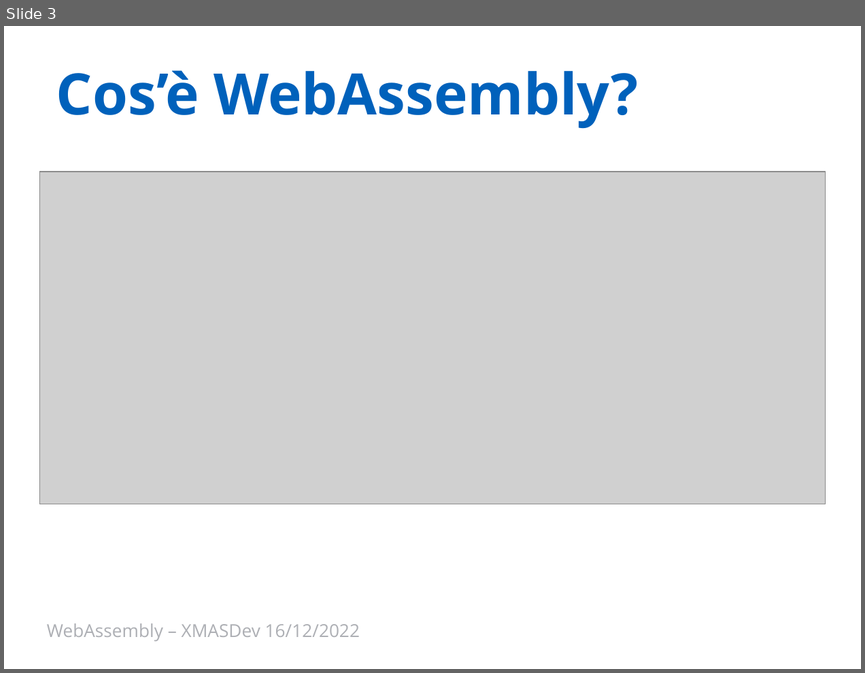
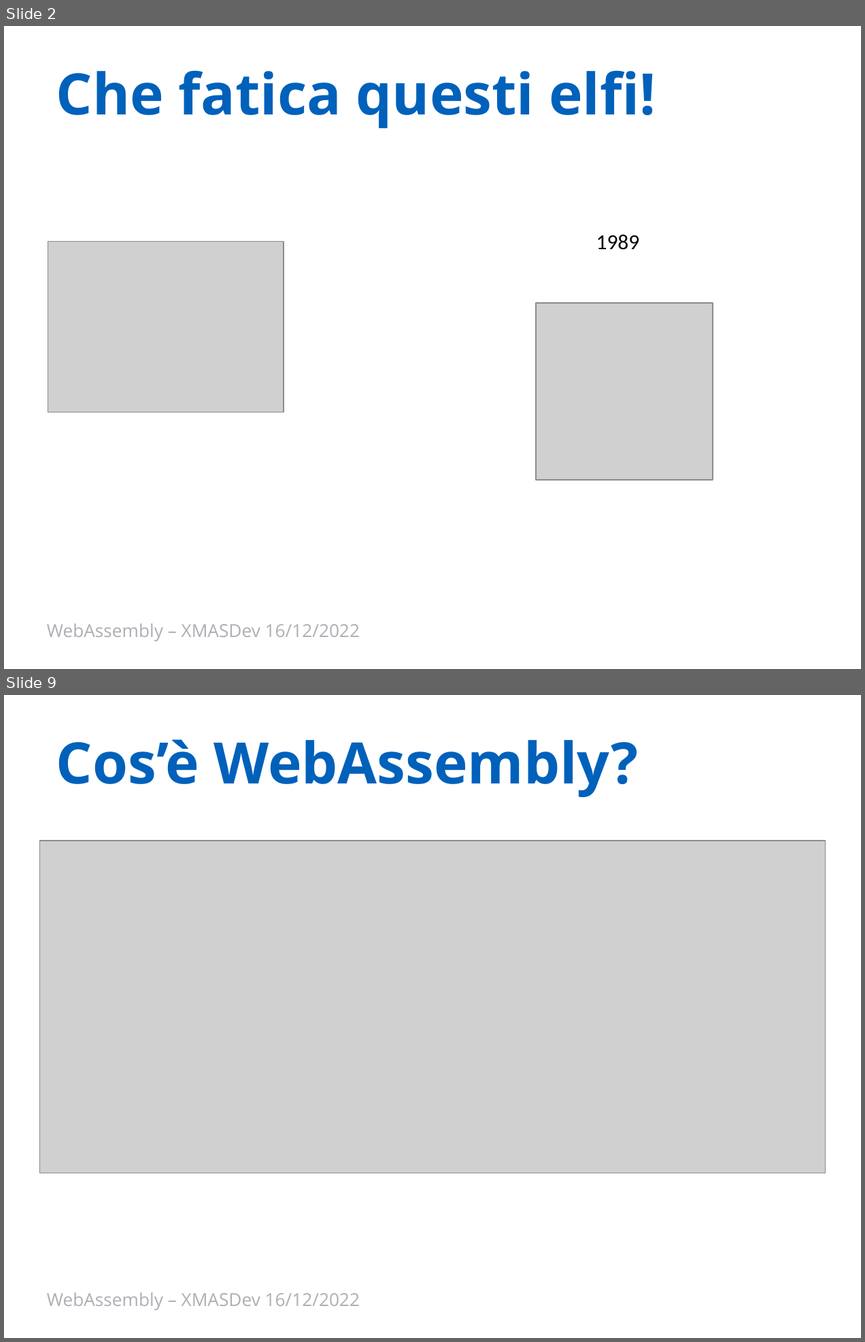
Before and after one commit to Ace68/slide, a slide deck: 2022/XMasDev/WebAssembly.pptx. Shown one above the other, each under a label of ours: slide 3 before the commit, slides 2 and 9 after it; the slides between them are not shown. The pictures are 865x673 and 865x1342 pixels, drawn with LibreOffice and Linux fonts; fonts in the diff are those of the drawing; grey boxes stand for pictures; background and template pictures are left out. Boxes give left, top, right and bottom in pixels: in the first picture for what was removed or moved away, otherwise in the second. Text is boxed around its words. In the diff, an @@ line names an element or a change of style, - is before the commit and + after.

```diff
--- a/2022/XMasDev/WebAssembly.pptx
+++ b/2022/XMasDev/WebAssembly.pptx
@@ slide 2 added at <box>4,26,861,669</box>, background #FFFFFF @@
@@ title added at <box>56,70,655,129</box>, 48 pt, text #0061BB, bold @@
+Che fatica questi elfi!
@@ picture added at <box>48,241,283,412</box> @@
@@ text added at <box>596,234,640,250</box>, 18 pt, text #000000 @@
+1989
@@ picture added at <box>536,303,713,480</box> @@
@@ text added at <box>47,623,360,641</box>, 15 pt, text #ADAFB4 @@
+WebAssembly – XMASDev 16/12/2022
@@ what was slide 3 is now slide 9 @@
```
Also in this commit, not shown: 6 slides changed, 8 other slides added, 3 slides removed, 1 other file.
